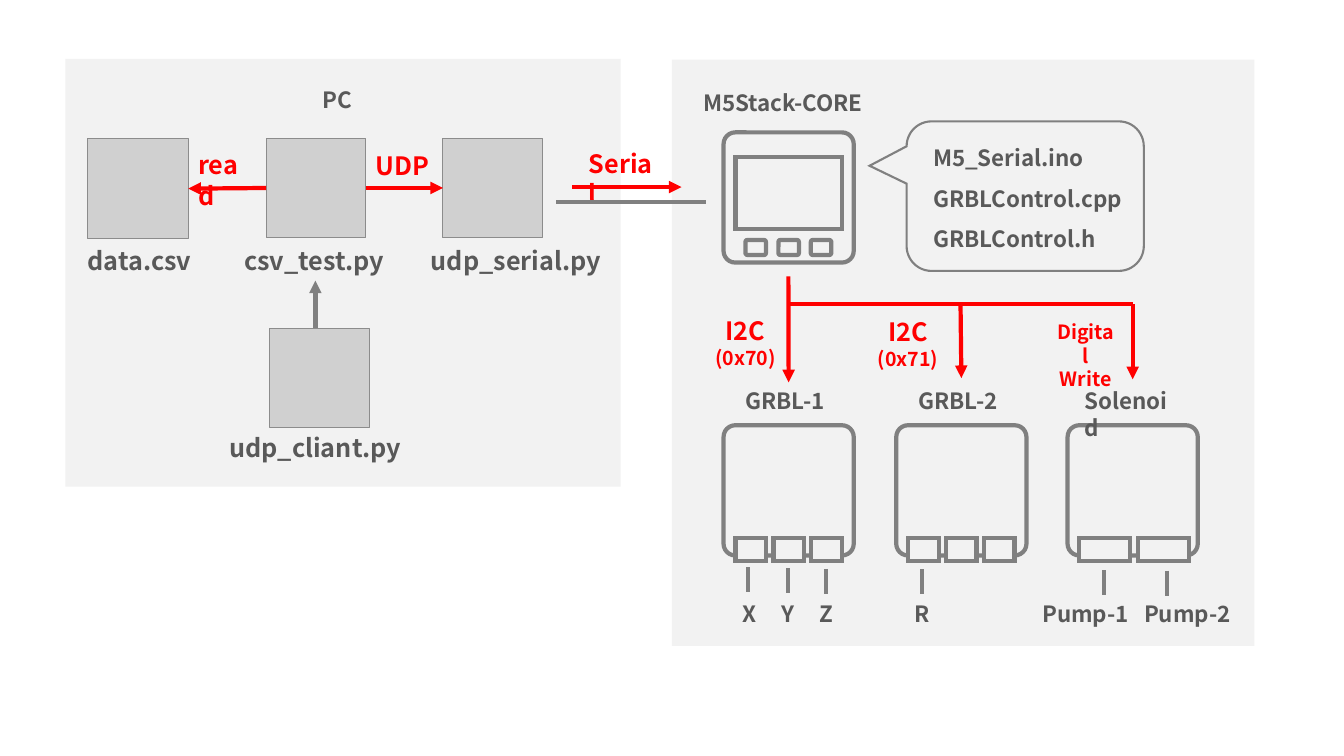
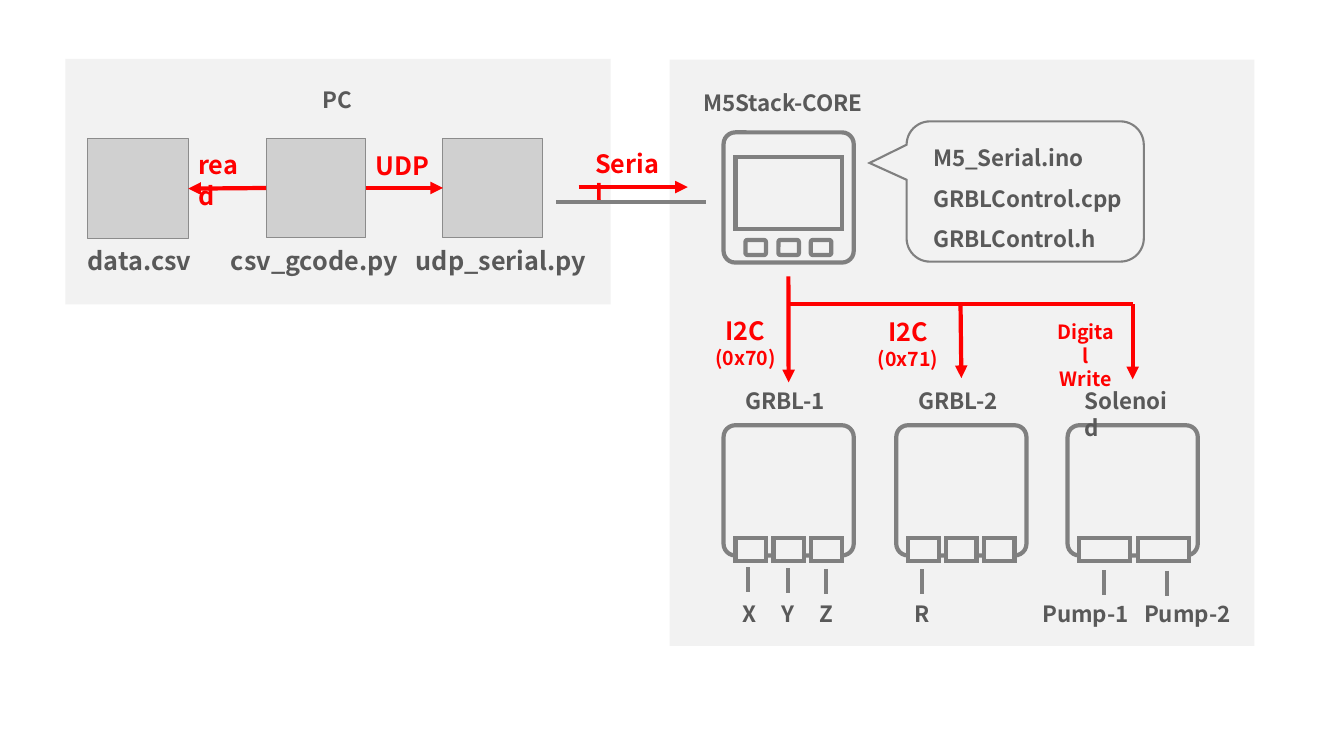
Before and after one commit to uchii01ukyo/ChipMounter_uchii, a slide deck: slide 1 of doc/system.pptx. Drawn at 1344x756 pixels with LibreOffice and Linux fonts; fonts in the diff are those of the drawing; grey boxes stand for pictures. Boxes give left, top, right and bottom in pixels: in the first picture for what was removed or moved away, otherwise in the second. Text is boxed around its words. In the diff, an @@ line names an element or a change of style, - is before the commit and + after.

```diff
--- a/doc/system.pptx
+++ b/doc/system.pptx
@@ rectangle: place and size @@
-rectangle at [66,58,621,486]
+rectangle at [66,58,611,303]
@@ rectangle: place and size @@
-rectangle at [673,59,1255,646]
+rectangle at [669,59,1254,646]
@@ rounded speech box: place and size @@
-rounded speech box at [906,121,1143,270]
+rounded speech box at [906,121,1143,261]
@@ arrow moved from (573, 188) - (682, 188) to (579, 188) - (688, 188) @@
@@ text at [231,250,398,276]: text changed @@
-csv_test.py
+csv_gcode.py
@@ text "udp_serial.py": place and size @@
-text "udp_serial.py" at [431,249,601,276]
+text "udp_serial.py" at [416,249,586,276]
@@ arrow removed from (316, 329) to (316, 280) @@
@@ picture removed at [270,329,370,429] @@
@@ text removed at [229,436,401,463] @@
-udp_cliant.py
```
Also in this commit, not shown: 8 other files.
